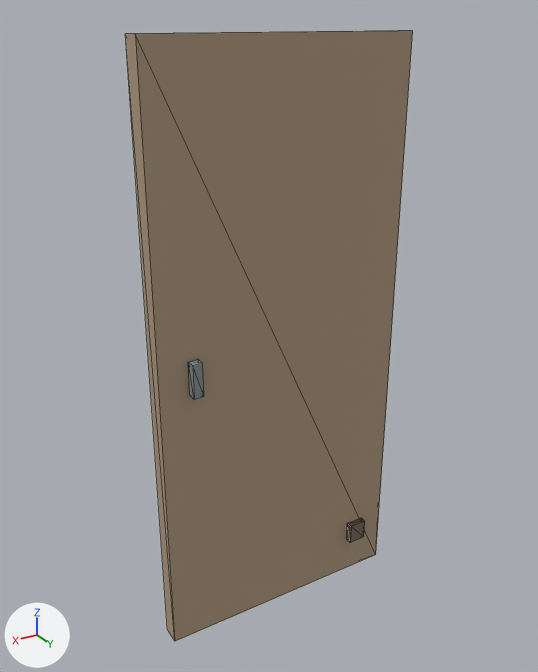
One commit to the glTF model assets/env/town/house_interior/door_closed.glb: the scene before it, then after it.
The view is the same before and after, from a 50 mm camera at (1.25, 2.01, 2.12) aimed at (0.03, -0.02, 1.11). Lighting does not change. The marker at lower left points along +X, +Y and +Z. The picture after the commit comes second. Mesh edges are drawn as thin lines. Vertices at exactly the same position are counted once.

The older version as bpy lines, for what is in view:
```python
mat_metal = principled_material('metal')
mat_metal.base_color = (0.25, 0.29, 0.29)  # grey #899393
mat_metal.roughness = 0.88
me_door_closed = bpy.data.meshes.new('door_closed')
me_door_closed.from_pydata(...)  # a box spanning x -0.47..0.47, y -0.04..0.04, z 0.0..2.08, material slot 0; a box spanning x -0.38..-0.31, y 0.04..0.06, z 0.15..0.23, material slot 1; a box spanning x 0.33..0.37, y 0.04..0.08, z 1.0..1.12, material slot 2
me_door_closed.materials.append(mat_wood_light)  # beige #af997e
me_door_closed.materials.append(mat_wood_dark)  # brown #79695d
me_door_closed.materials.append(mat_metal)  # grey #899393
ob_door_closed = bpy.data.objects.new('door_closed', me_door_closed)
ob_door_closed.location = (0.0, 0.0, 0.0)
```
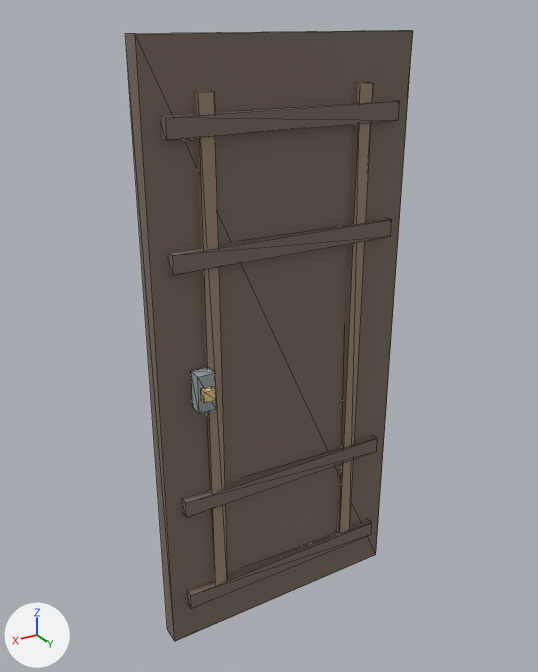
What changed in the scene script:
```text
Change mat_metal:
    mat_metal.base_color: (0.25, 0.29, 0.29) -> (0.325, 0.384, 0.404)  # grey #899393 -> grey #9aa7aa
    mat_metal.roughness: 0.88 -> 0.92
    mat_metal.metallic: 0.0 -> 0.05
Add mat_loot:
    mat_loot = principled_material('loot')
    mat_loot.base_color = (0.831, 0.608, 0.263)  # beige #ebcd8c
    mat_loot.roughness = 0.92
Add mat_wood:
    mat_wood = principled_material('wood')
    mat_wood.base_color = (0.341, 0.251, 0.176)  # brown #9e8974
    mat_wood.roughness = 0.92
Change me_door_closed:
    used by ob_door_closed; location = (0.0, 0.0, 0.0)
    remove me_door_closed.from_pydata(...)  # 24 vertices, 36 faces; spans x -0.47..0.47, y -0.04..0.08, z 0.0..2.08
    remove me_door_closed.materials.append(mat_metal)  # grey #899393
    add me_door_closed.from_pydata(...)  # 40 vertices, 60 faces; spans x -0.47..0.47, y -0.04..0.06, z 0.0..2.08
    me_door_closed part 1: a new loose piece, a box spanning x -0.41..0.41, y 0.015..0.065, z 0.15..0.21, in mat_wood_dark (brown #7c6d62)
    me_door_closed part 2: a new loose piece, a box spanning x -0.41..0.41, y 0.015..0.065, z 0.55..0.61, in mat_wood_dark (brown #7c6d62)
    me_door_closed part 3: a new loose piece, a box spanning x -0.41..0.41, y 0.015..0.065, z 1.42..1.48, in mat_wood_dark (brown #7c6d62)
    me_door_closed part 4: a new loose piece, a box spanning x -0.41..0.41, y 0.015..0.065, z 1.81..1.87, in mat_wood_dark (brown #7c6d62)
    me_door_closed part 5: the loose piece of 8 vertices spanning x -0.38..-0.31, y 0.04..0.06, z 0.15..0.23 is deleted
    me_door_closed part 6: the loose piece of 8 vertices spanning x 0.33..0.37, y 0.04..0.08, z 1.0..1.12 is deleted
    me_door_closed part 7: 6 faces spanning x -0.47..0.47, y -0.04..0.04, z 0.0..2.08 switch from mat_wood_light (beige #af997e) to mat_wood_dark (brown #7c6d62)
    other edits to the shape of me_door_closed do not show in these pictures
Add me_door_closed_loot:
    me_door_closed_loot.from_pydata(...)  # a box spanning x 0.31..0.35, y 0.0925..0.1175, z 1.0..1.04
    me_door_closed_loot.materials.append(mat_loot)  # beige #ebcd8c
Add me_door_closed_metal:
    me_door_closed_metal.from_pydata(...)  # a box spanning x 0.3..0.36, y 0.045..0.095, z 0.955..1.085
    me_door_closed_metal.materials.append(mat_metal)  # grey #9aa7aa
Add me_door_closed_wood:
    me_door_closed_wood.from_pydata(...)  # a box spanning x -0.3..-0.26, y 0.0..0.06, z 0.17..1.93; a box spanning x 0.26..0.3, y 0.0..0.06, z 0.17..1.93
    me_door_closed_wood.materials.append(mat_wood)  # brown #9e8974
Add ob_loot:
    ob_loot = bpy.data.objects.new('loot', me_door_closed_loot)
    ob_loot.location = (0.0, 0.0, 0.0)
Add ob_metal:
    ob_metal = bpy.data.objects.new('metal', me_door_closed_metal)
    ob_metal.location = (0.0, 0.0, 0.0)
Add ob_wood:
    ob_wood = bpy.data.objects.new('wood', me_door_closed_wood)
    ob_wood.location = (0.0, 0.0, 0.0)
```

Changed parts and their boxes [x1, y1, x2, y2] in the pictures (538 x 672 px):
'door_closed', recoloured, surface changed, reshaped (darker): [125, 30, 413, 641] in both
'wood', added: after [195, 82, 373, 584]
'metal', added: after [191, 367, 216, 414]
'loot', added: after [201, 386, 216, 403]
part 1 of me_door_closed, added (brown): after [187, 519, 372, 609]
part 2 of me_door_closed, added (brown): after [182, 435, 377, 518]
part 3 of me_door_closed, added (brown): after [169, 218, 392, 275]
part 4 of me_door_closed, added (brown): after [161, 100, 400, 140]
part 5 of me_door_closed, deleted: before [347, 518, 365, 543]
part 6 of me_door_closed, deleted: before [188, 359, 204, 400]
part 7 of me_door_closed, recoloured (beige to brown): [125, 30, 413, 641] in both
